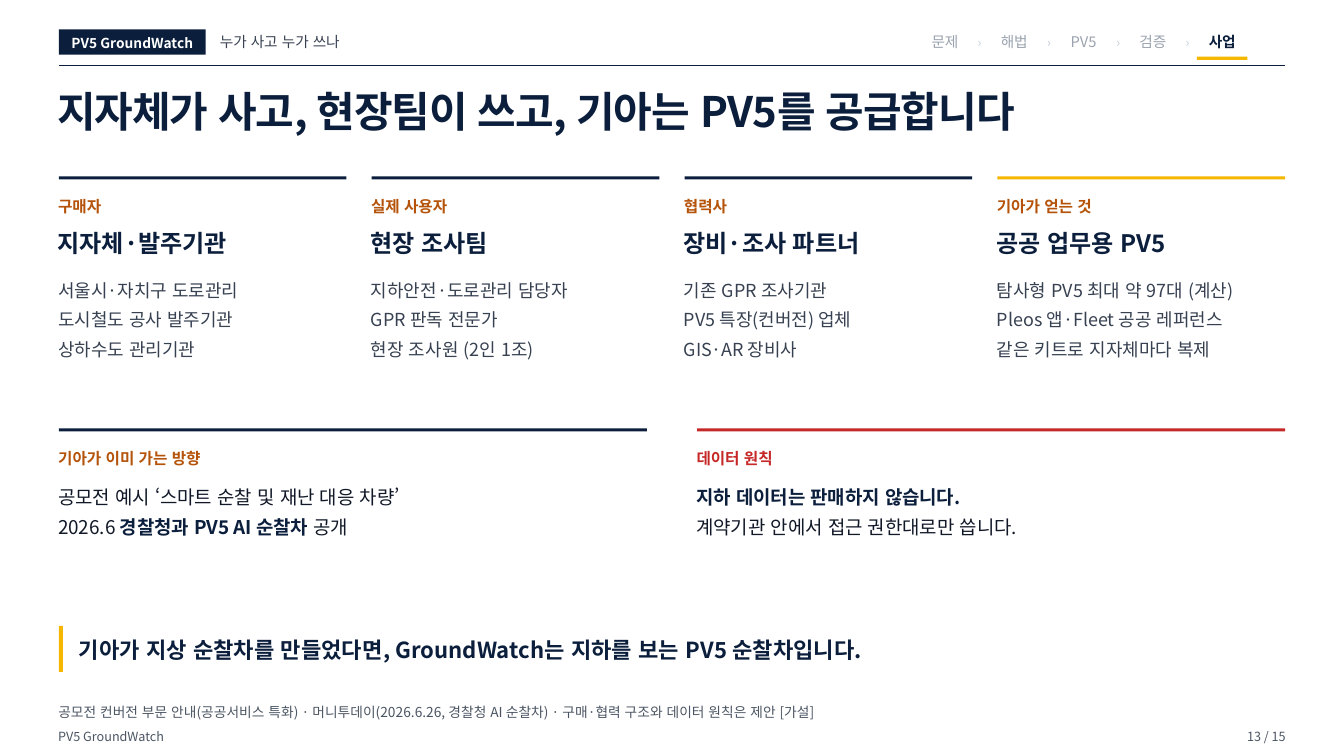
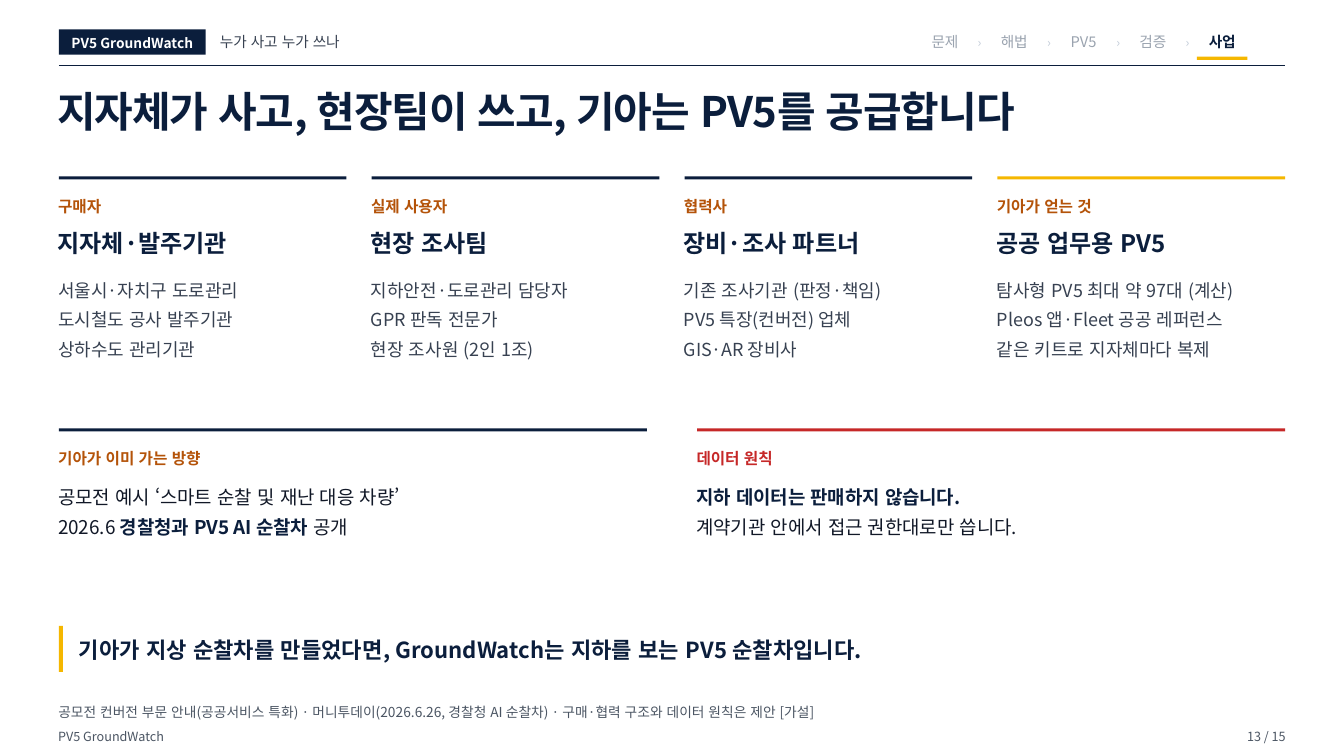
Before and after one commit to woojin-choe/pv5-hose-lab, a slide deck: slide 13 of ppt_all/PV5_GroundWatch_10_23.pptx. Drawn at 1344x756 pixels with LibreOffice and Linux fonts; fonts in the diff are those of the drawing. Boxes give left, top, right and bottom in pixels: in the first picture for what was removed or moved away, otherwise in the second. Text is boxed around its words. In the diff, an @@ line names an element or a change of style, - is before the commit and + after.

```diff
--- a/ppt_all/PV5_GroundWatch_10_23.pptx
+++ b/ppt_all/PV5_GroundWatch_10_23.pptx
@@ text at (684,282,881,301): text changed @@
-기존 GPR 조사기관
+기존 조사기관 (판정·책임)
```
Also in this commit, not shown: 5 other slides changed, 9 other files.
